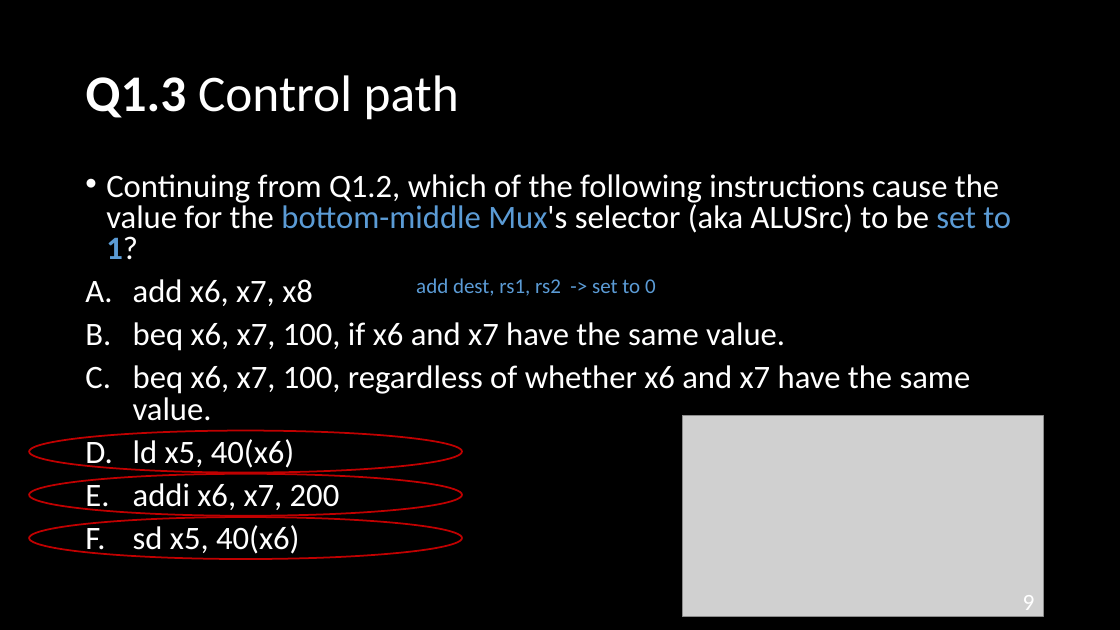
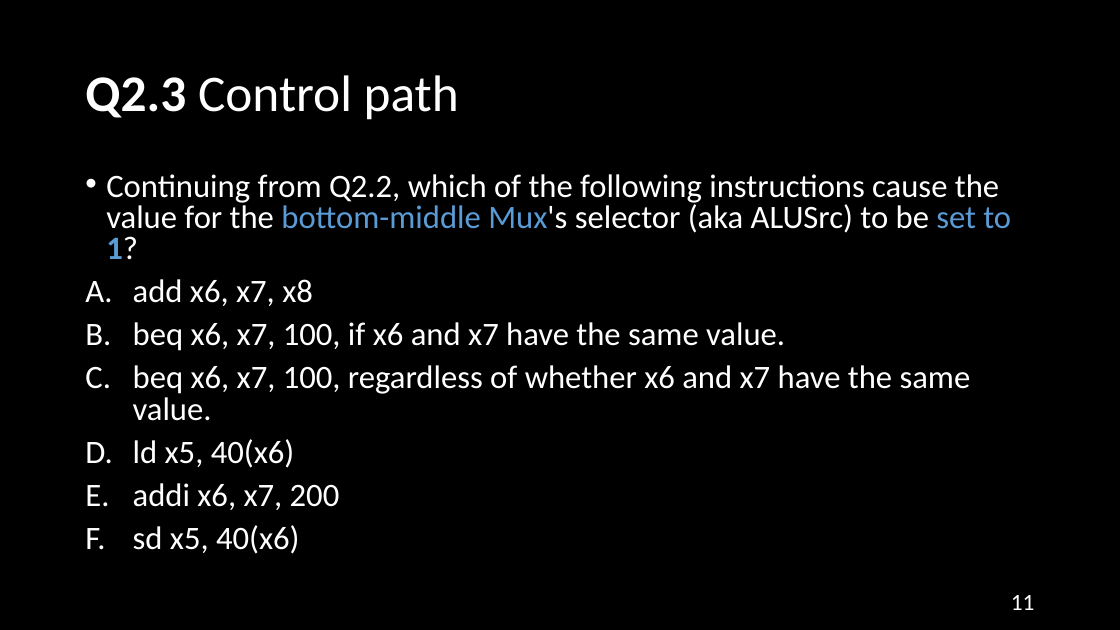
Before and after one commit to NYU-CSO/nyu-cso.github.io, a slide deck: slide 11 of rec-notes/r14.pptx (slide 9 before the commit). Drawn at 1120x630 pixels with LibreOffice and Linux fonts; fonts in the diff are those of the drawing; grey boxes stand for pictures. Boxes give left, top, right and bottom in pixels: in the first picture for what was removed or moved away, otherwise in the second. Text is boxed around its words. In the diff, an @@ line names an element or a change of style, - is before the commit and + after.

```diff
--- a/rec-notes/r14.pptx
+++ b/rec-notes/r14.pptx
@@ title at (85,75,459,120): text changed @@
-Q1.3 Control path
+Q2.3 Control path
@@ text at (106,174,1011,260): text changed @@
-• Continuing from Q1.2, which of the following instructions cause the value for the bottom-middle Mux's selector (aka ALUSrc) to be set to 1?
+• Continuing from Q2.2, which of the following instructions cause the value for the bottom-middle Mux's selector (aka ALUSrc) to be set to 1?
@@ text removed at (416,278,656,296) @@
-add dest, rs1, rs2 -> set to 0
@@ picture removed at (682,415,1044,616) @@
@@ ellipse removed at (29,431,462,473) @@
@@ ellipse removed at (29,474,462,516) @@
@@ ellipse removed at (29,518,462,560) @@
@@ page number at (1011,595,1035,610): text changed @@
-9
+11
```
Also in this commit, not shown: 26 other slides changed, 54 slides added, 1 slide removed, 1 other file.
